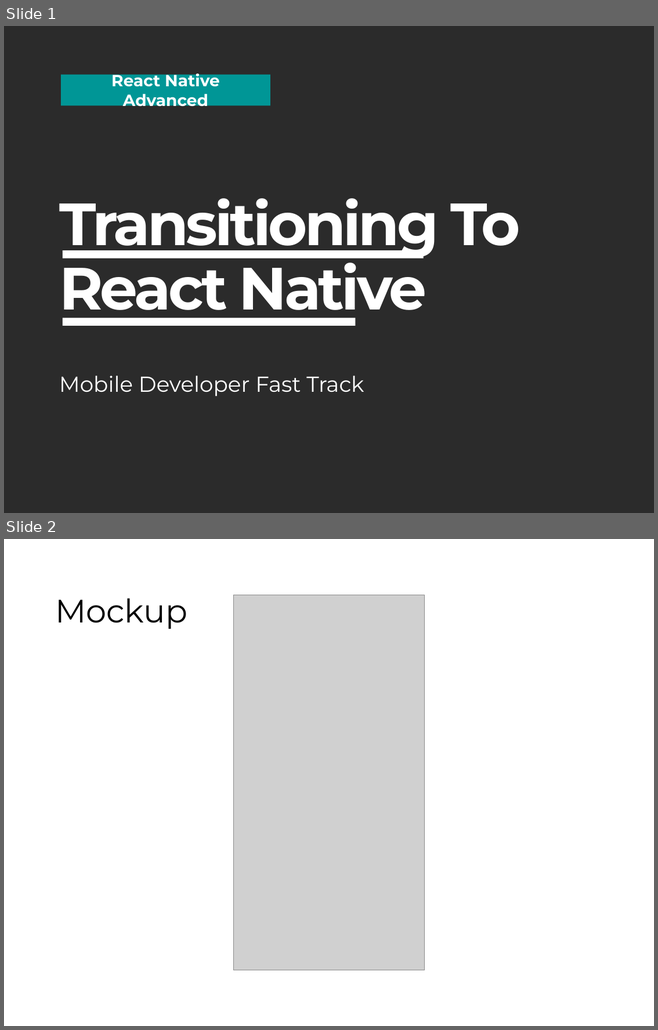
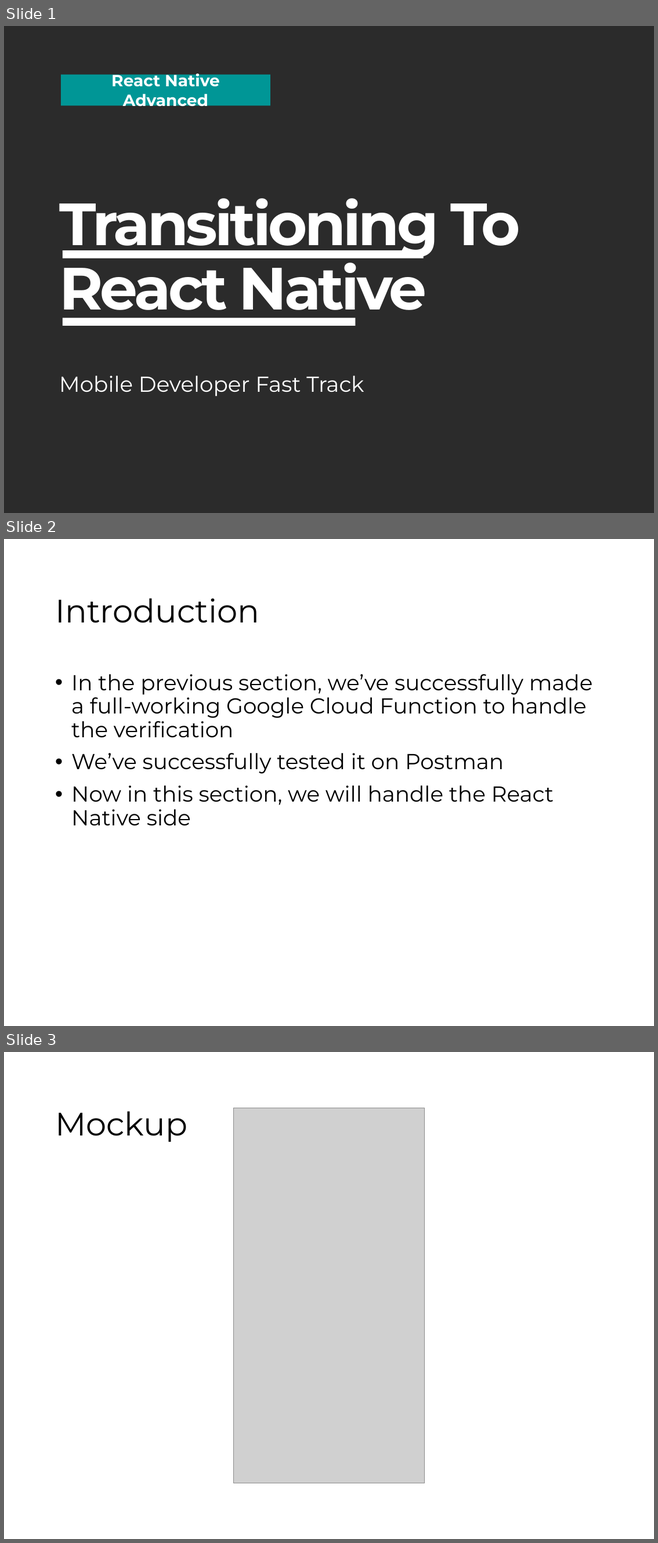
Before and after one commit to magga/react-native-advanced, a slide deck: 08-Client-Side-One-Time-Password/01-Transitioning-To-React-Native.pptx. Shown one above the other, each under a label of ours: slides 1 and 2 before the commit, slides 1, 2 and 3 after it. The pictures are 658x1030 and 658x1543 pixels, drawn with LibreOffice and Linux fonts; fonts in the diff are those of the drawing; grey boxes stand for pictures; background and template pictures are left out; a plain dark background stands for a picture behind light text. Boxes give left, top, right and bottom in pixels: in the first picture for what was removed or moved away, otherwise in the second. Text is boxed around its words. In the diff, an @@ line names an element or a change of style, - is before the commit and + after.

Commit message:
Add some sections

```diff
--- a/08-Client-Side-One-Time-Password/01-Transitioning-To-React-Native.pptx
+++ b/08-Client-Side-One-Time-Password/01-Transitioning-To-React-Native.pptx
@@ slide 2 added at (x1=4, y1=539, x2=654, y2=1026), background picture (left out) @@
@@ title added at (x1=55, y1=598, x2=260, y2=623), 36 pt, text #000000 @@
+Introduction
@@ text added at (x1=71, y1=674, x2=593, y2=826), 24 pt, text #000000 @@
+• In the previous section, we’ve successfully made a full-working Google Cloud Function to handle the verification
+• We’ve successfully tested it on Postman
+• Now in this section, we will handle the React Native side
@@ what was slide 2 is now slide 3 @@
```
Also in this commit, not shown: 2 other slides added, 11 other files.
